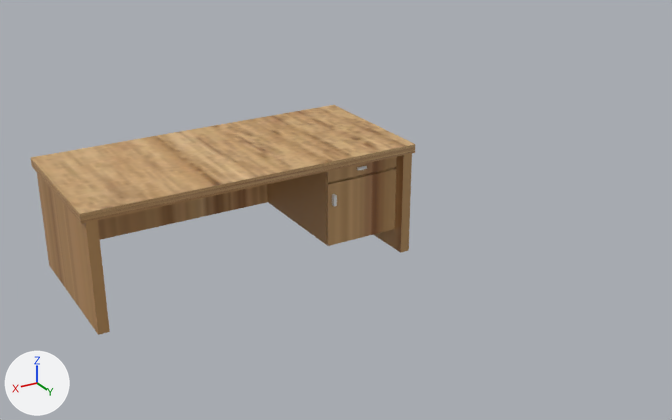
An edit to the glTF model assets/img/Asset_AR/Glb/meja3.glb, drawn before and after from the same camera.
The view is the same before and after, from a camera (50 mm lens) standing at (4.22, 9.25, 4.34) and looking at (-0.99, 0.56, -0.01). Every picture has the same lights, and +X, +Y and +Z are marked at lower left. Vertices at the same position are counted once.

The scene before the commit, as lines of its bpy script (objects in view):
```python
me_cube_001 = bpy.data.meshes.new('Cube.001')
me_cube_001.from_pydata(...)  # 86 vertices, 168 faces; spans x -0.66..0.84, y -0.23..0.47, z -0.36..0.16
me_cube_001.materials.append(mat_material_001)  # picture img_tekstur_kayu_classic
me_cube_002 = bpy.data.meshes.new('Cube.002')
me_cube_002.from_pydata(...)  # a box spanning x -0.178..0.178, y 0.0..0.008, z -0.188..0.104; a box spanning x -0.178..0.178, y 0.0..0.008, z 0.116..0.188
me_cube_002.materials.append(mat_material_001)  # picture img_tekstur_kayu_classic
ob_cube = bpy.data.objects.new('Cube', me_cube_001)
ob_cube.location = (-0.012, -0.122, 0.435)
ob_cube.scale = (2.58, 2.58, 2.58)
ob_cube_001 = bpy.data.objects.new('Cube.001', me_cube_002)
ob_cube_001.location = (-1.105, 0.938, 0.257)
ob_cube_001.scale = (2.58, 2.58, 2.58)
```
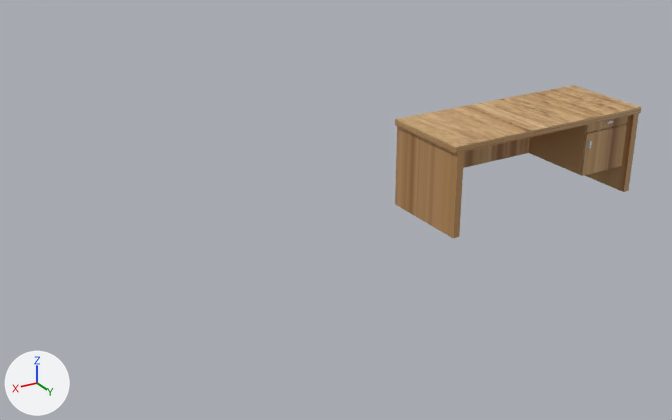
What differs and where, as boxes (x1, y1, x2, y2) in the pictures (672 x 420 px):
'Cube', reshaped, moved, rescaled (36% narrower, 33% shorter)
    before: (31, 105, 415, 335)
    after: (395, 85, 641, 238)
'Cube.001', moved, rescaled (32% narrower, 32% shorter)
    before: (327, 157, 397, 246)
    after: (581, 116, 628, 176)
part 1 of me_cube_001, built on (brown)
    after: (395, 172, 630, 238)

The change in detail:
me_cube_001 is used by ob_cube; location (-0.012, -0.122, 0.435); scale (2.58, 2.58, 2.58).
me_cube_001 had 86 vertices, 168 faces and spanned x -0.66..0.84, y -0.23..0.47, z -0.36..0.16.
me_cube_001 now has 106 vertices, 208 faces and spans x -0.66..0.84, y -0.23..0.47, z -0.43..0.16.
Part 1, on me_cube_001:
12 faces are deleted.
20 new vertices lie (0.0, 0.0, -0.07) away from vertices in x -0.65..0.82, y -0.23..0.47, z -0.36.
52 new faces join them.
Object 'Cube' (ob_cube) moves from (-0.012, -0.122, 0.435) to (-3.313, 1.032, 0.731).
Object 'Cube' (ob_cube) is rescaled from (2.58, 2.58, 2.58) to (1.88, 1.65, 1.84).
Object 'Cube.001' (ob_cube_001) moves from (-1.105, 0.938, 0.257) to (-4.112, 1.709, 0.604).
Object 'Cube.001' (ob_cube_001) is rescaled from (2.58, 2.58, 2.58) to (1.88, 1.65, 1.84).
